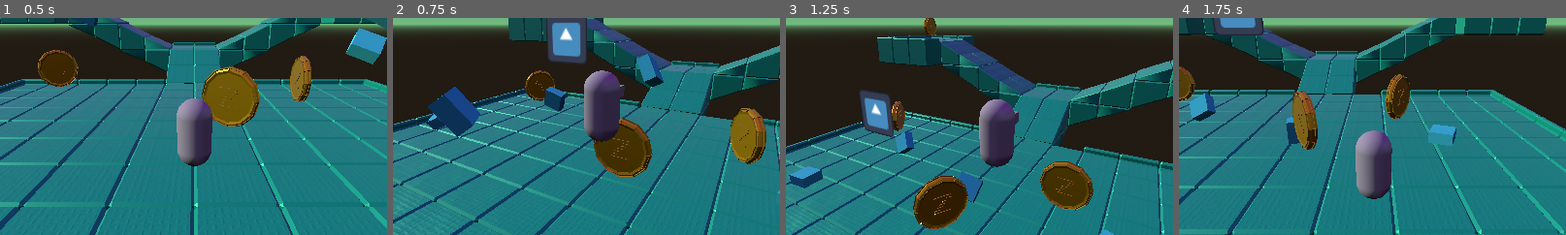
Above: before the commit, frames 1-4 (left to right).
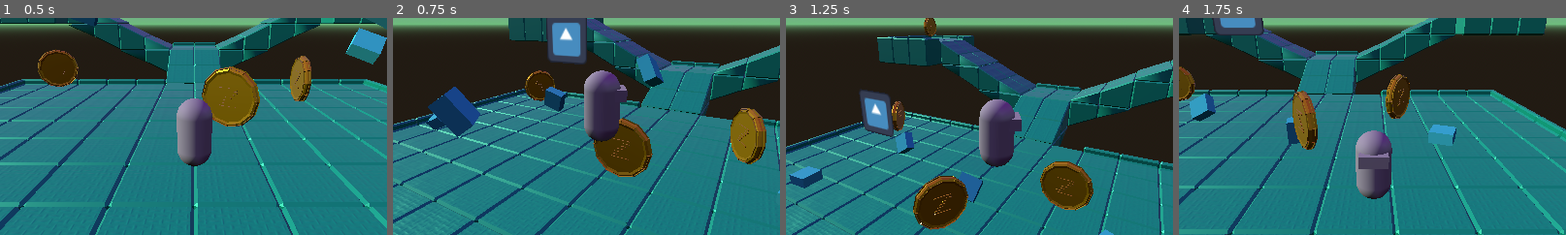
Above: after the commit, the same moments.

Repository: IsaiahMurray/3D-Platformer-Tutorial
Game: Godot game, scene res://scenes/level_1.tscn
Two runs of this game, one before a commit and one after it. Both use one fixed random seed, a clock stepped at 60 frames per second and the inputs below. The engine's default icon, where the game draws it, is replaced by a stand-in: a white triangle on a blue panel in a dark square.
Inputs:
- Up to frame 1 (0.5 s): no input
- Up to frame 2 (0.75 s): tap Enter (ui_accept) at 0.5 s; hold Right (ui_right) from 0.53 s (still down); tap A (camera_left) at 0.6 s
- Up to frame 3 (1.25 s): keep holding Right (ui_right); tap Enter (ui_accept) at 0.77 s
- Up to frame 4 (1.75 s): release Right (ui_right) at 1.28 s; hold Down (ui_down) from 1.28 s (still down); tap D (camera_right) at 1.35 s; tap Enter (ui_accept) at 1.52 s
The pictures show only the part of the screen within x 25-75%, y 27-77%; the shares and areas given below are measured in that part.

Frame 1 is identical in both runs. In frame 2, 0.1% of the frame differs, in the area x 57-61%, y 30-39%; in frame 3, 0.1%; in frame 4, 0.3%, in the area x 46-55%, y 62-70%.

Commit message:
Update player script
-Rotate character mesh to face the direction the player is moving

Diff:
--- a/3d-platformer-tutorial/player.gd
+++ b/3d-platformer-tutorial/player.gd
@@ -22,10 +22,14 @@
 		velocity.y = JUMP_VELOCITY
 
 	# Get the input direction and handle the movement/deceleration.
-	# As good practice, you should replace UI actions with custom gameplay actions.
 	var input_dir := Input.get_vector("ui_left", "ui_right", "ui_up", "ui_down")
 
+	# New Vector 3 to account for user arrow inputs and camera rotation
 	var direction = ($Camera_Controller.transform.basis * Vector3(input_dir.x, 0, input_dir.y)).normalized()
+
+	# Rotate character mesh to face the direction the player is moving
+	if input_dir != Vector2(0, 0):
+		$MeshInstance3D.rotation_degrees.y = $Camera_Controller.rotation_degrees.y - rad_to_deg(input_dir.angle()) - 90
 	if direction:
 		velocity.x = direction.x * SPEED
 		velocity.z = direction.z * SPEED
